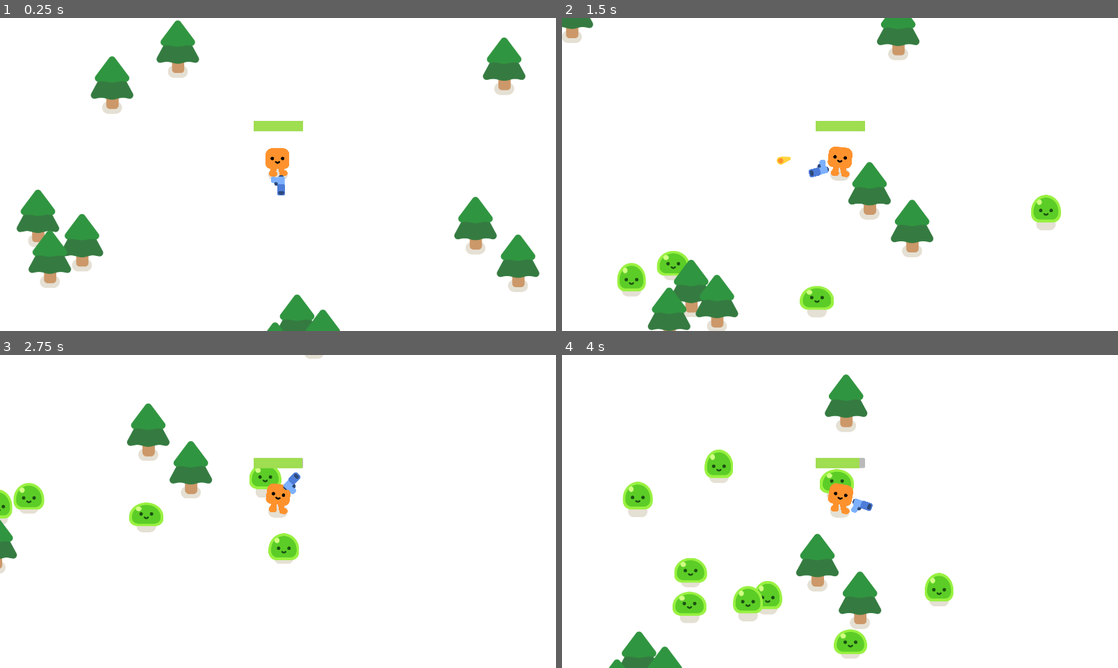
Above: before the commit, frames 1-4 (two rows, left to right).
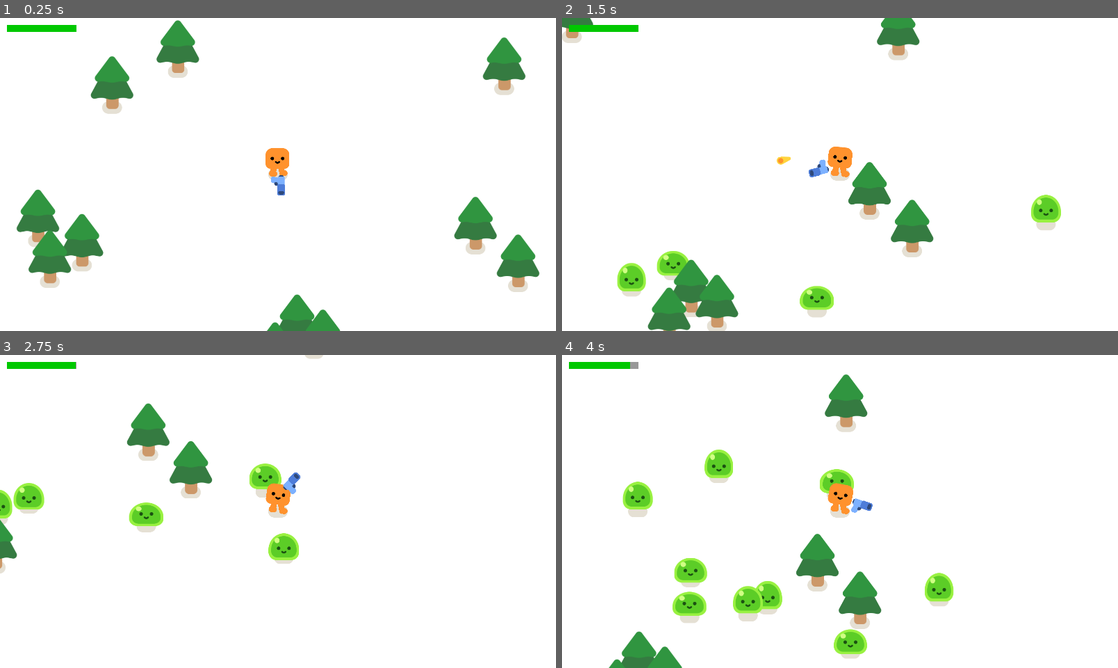
Above: after the commit, the same moments.

Repository: soupjake/bach
Game: Godot game, scene res://survivors_game.tscn
Two runs of this game, one before a commit and one after it. Both use one fixed random seed, a clock stepped at 60 frames per second and the inputs below.
Inputs (mouse positions are in pixels of both pictures, inside the frame that each line leads up to):
- Up to frame 1 (0.25 s): no input
- Up to frame 2 (1.5 s): tap Enter at 0.5 s; move the mouse to (962, 158) at 0.52 s; hold D (move_right) 0.53-1.28 s; tap Shift (dash) at 0.6 s; move the mouse to (728, 190) at 1.27 s; hold S (move_down) from 1.28 s (still down); click (728, 190) at 1.35 s
- Up to frame 3 (2.75 s): move the mouse to (333, 442) at 2.02 s; release S (move_down) at 2.03 s; hold D (move_right) from 2.03 s (still down); tap Shift (dash) at 2.1 s
- Up to frame 4 (4 s): move the mouse to (812, 574) at 2.77 s; release D (move_right) at 2.78 s; hold W (move_up) 2.78-3.53 s; click (812, 574) at 2.85 s; move the mouse to (1006, 558) at 3.52 s; hold A (move_left) from 3.53 s (still down); tap Shift (dash) at 3.6 s

The runs differ from the first frame. In frame 1, 0.6% of the frame differs, in the area x 1-55%, y 2-37%; in frame 2, 0.6%; in frame 3, 0.5%; in frame 4, 0.6%.

Commit message:
healthbar moved

Diff:
--- a/assets/pistol/impact/impact.gd
+++ b/assets/pistol/impact/impact.gd
@@ -3,7 +3,7 @@
 @onready var sprite = %Sprite
 
 
-func _ready():
+func _ready() -> void:
 	var tween = create_tween().set_parallel(true).set_ease(Tween.EASE_OUT)
 	tween.tween_property(sprite, "scale", Vector2.ONE * 1.35, 0.3).from(Vector2.ONE * 0.6)
 	tween.tween_property(sprite, "modulate:a", 0.0, 0.15).set_delay(0.15)
--- a/assets/pistol/muzzle_flash/muzzle_flash.gd
+++ b/assets/pistol/muzzle_flash/muzzle_flash.gd
@@ -3,7 +3,7 @@
 @onready var sprite = %Sprite
 
 
-func _ready():
+func _ready() -> void:
 	var tween = create_tween().set_parallel(true).set_ease(Tween.EASE_OUT).set_trans(Tween.TRANS_BACK)
 	tween.tween_property(sprite, "position:x", 16.0, 0.25)
 	tween.tween_property(sprite, "scale", Vector2.ONE * 1.25, 0.25)
--- /dev/null
+++ b/scenes/hud.gd
@@ -0,0 +1,5 @@
+extends Control
+class_name Hud
+
+func set_health(value: float) -> void:
+	%HealthBar.value = value
--- /dev/null
+++ b/scenes/hud.tscn
@@ -0,0 +1,32 @@
+[gd_scene load_steps=4 format=3 uid="uid://bhmnx6ld7yyh"]
+
+[ext_resource type="Script" uid="uid://b1fi5uvsam6b3" path="res://scenes/hud.gd" id="1_ahhtf"]
+
+[sub_resource type="StyleBoxFlat" id="StyleBoxFlat_ahhtf"]
+corner_detail = 1
+
+[sub_resource type="StyleBoxFlat" id="StyleBoxFlat_oo0fn"]
+bg_color = Color(0, 0.7838291, 0, 1)
+corner_detail = 1
+
+[node name="Hud" type="Control" groups=["hud"]]
+layout_mode = 3
+anchors_preset = 15
+anchor_right = 1.0
+anchor_bottom = 1.0
+grow_horizontal = 2
+grow_vertical = 2
+script = ExtResource("1_ahhtf")
+
+[node name="HealthBar" type="ProgressBar" parent="."]
+unique_name_in_owner = true
+z_index = 100
+layout_mode = 0
+offset_left = 24.0
+offset_top = 24.0
+offset_right = 264.0
+offset_bottom = 48.0
+theme_override_styles/background = SubResource("StyleBoxFlat_ahhtf")
+theme_override_styles/fill = SubResource("StyleBoxFlat_oo0fn")
+value = 100.0
+show_percentage = false
--- a/scenes/player.gd
+++ b/scenes/player.gd
@@ -1,6 +1,8 @@
 extends CharacterBody2D
 
 signal health_depleted
+
+@onready var hud = get_tree().get_nodes_in_group("hud")[0]
 
 var health := 100.0
 var move_speed := 600.0
@@ -13,7 +15,7 @@
 var is_dashing := false
 var dash_direction := Vector2.ZERO
 
-const DAMAGE_RATE := 6.0
+var damage_rate := 6.0
 
 
 func _physics_process(delta: float) -> void:
@@ -42,8 +44,8 @@
 
 	var overlapping_mobs = %HurtBox.get_overlapping_bodies()
 	if overlapping_mobs:
-		health -= DAMAGE_RATE * overlapping_mobs.size() * delta
-		%HealthBar.value = health
+		health -= damage_rate * overlapping_mobs.size() * delta
+		hud.set_health(health)
 		if health <= 0.0:
 			health_depleted.emit()
 
--- a/scenes/player.tscn
+++ b/scenes/player.tscn
@@ -9,9 +9,6 @@
 
 [sub_resource type="RectangleShape2D" id="RectangleShape2D_kfffa"]
 size = Vector2(84, 54)
-
-[sub_resource type="StyleBoxFlat" id="StyleBoxFlat_a5sny"]
-bg_color = Color(0.623529, 0.866667, 0.317647, 1)
 
 [node name="Player" type="CharacterBody2D"]
 motion_mode = 1
@@ -36,14 +33,3 @@
 
 [node name="CollisionShape2D" type="CollisionShape2D" parent="HurtBox"]
 shape = SubResource("RectangleShape2D_kfffa")
-
-[node name="HealthBar" type="ProgressBar" parent="."]
-unique_name_in_owner = true
-z_index = 100
-offset_left = -83.0
-offset_top = -185.0
-offset_right = 87.0
-offset_bottom = -150.0
-theme_override_styles/fill = SubResource("StyleBoxFlat_a5sny")
-value = 100.0
-show_percentage = false
--- a/survivors_game.tscn
+++ b/survivors_game.tscn
@@ -1,8 +1,9 @@
-[gd_scene load_steps=5 format=3 uid="uid://dun1cpardk2xw"]
+[gd_scene load_steps=6 format=3 uid="uid://dun1cpardk2xw"]
 
 [ext_resource type="Script" uid="uid://dsgxioo8wstff" path="res://game.gd" id="1_qclsr"]
 [ext_resource type="PackedScene" uid="uid://dsw8raqgacxsc" path="res://scenes/player.tscn" id="2_a7q7f"]
 [ext_resource type="PackedScene" uid="uid://c2qg1nuvfnd4q" path="res://assets/trees/pine_tree.tscn" id="3_6h7ij"]
+[ext_resource type="PackedScene" uid="uid://bhmnx6ld7yyh" path="res://scenes/hud.tscn" id="3_qqaft"]
 
 [sub_resource type="Curve2D" id="Curve2D_cp6e5"]
 _data = {
@@ -26,6 +27,10 @@
 [node name="PathFollow2D" type="PathFollow2D" parent="Player/Path2D"]
 unique_name_in_owner = true
 position = Vector2(-1055, -697)
+
+[node name="CanvasHud" type="CanvasLayer" parent="."]
+
+[node name="Hud" parent="CanvasHud" instance=ExtResource("3_qqaft")]
 
 [node name="GameOver" type="CanvasLayer" parent="."]
 unique_name_in_owner = true
Not shown, removed: addons/colorpicker_presets/colorpicker_presets.gd
Not shown, removed: addons/colorpicker_presets/colorpicker_presets.gd.uid
Not shown, removed: addons/colorpicker_presets/plugin.cfg
Not shown, removed: addons/colorpicker_presets/readme/.gdignore
Binary file removed: addons/colorpicker_presets/readme/colorpicker_presets.png
Binary file removed: addons/colorpicker_presets/readme/install_project_settings.png
Not shown, added: scenes/hud.gd.uid
Not shown: 1 places in scenes/player.tscn that only renumber resources
Not shown, removed: addons/colorpicker_presets/README.md
Not shown, removed: addons/colorpicker_presets/presets.gpl
